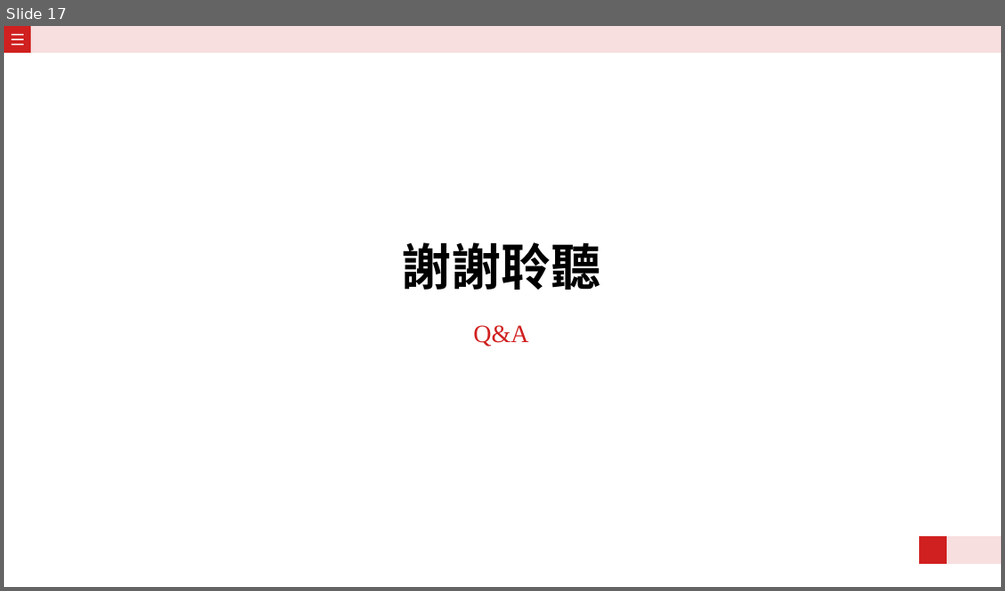
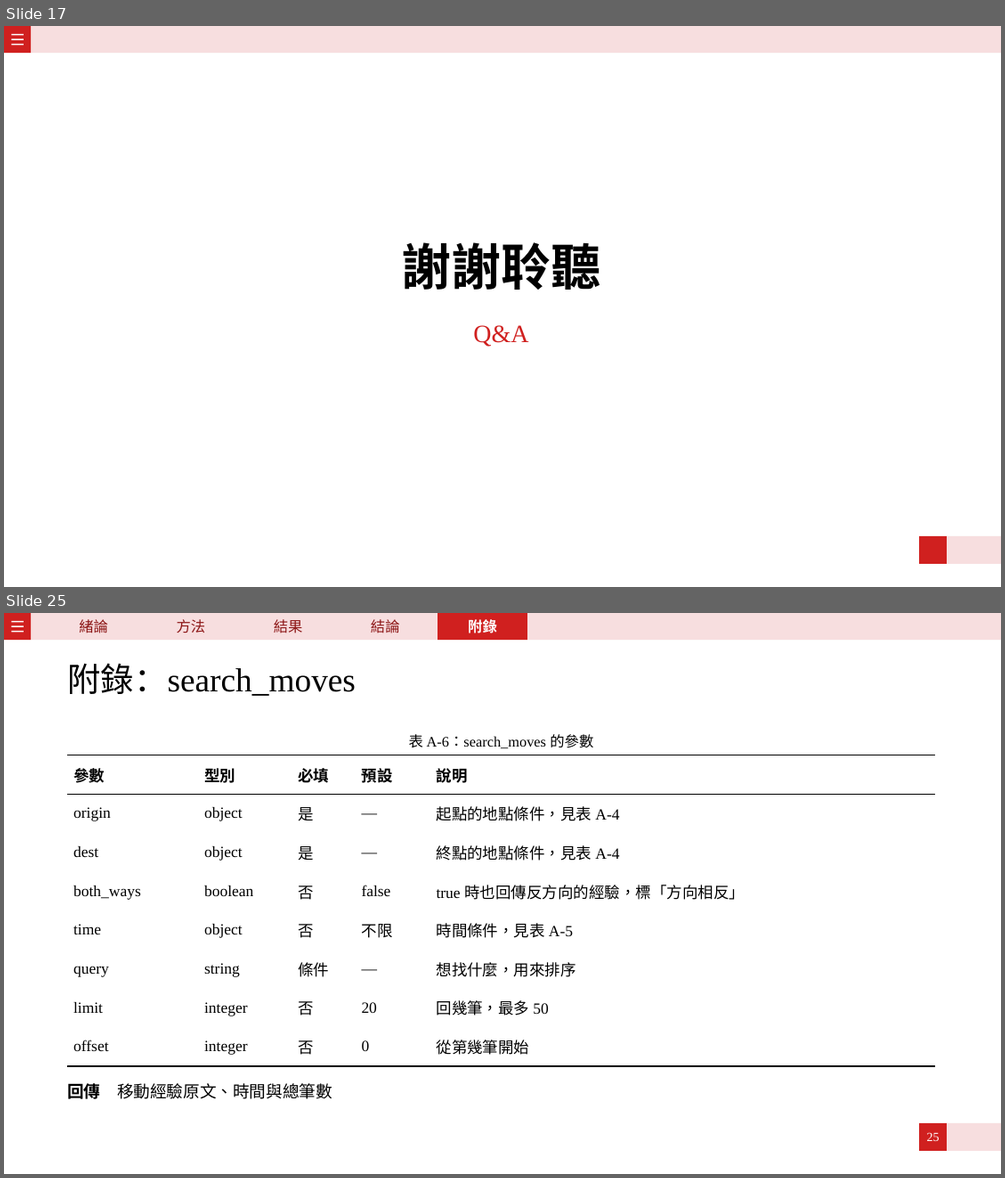
Before and after one commit to tso0216/ST-RAG, a slide deck: slide.pptx. Shown one above the other, each under a label of ours: slide 17 before the commit, slides 17 and 25 after it; the slides between them are not shown. The pictures are 1005x591 and 1005x1178 pixels, drawn with LibreOffice and Linux fonts; fonts in the diff are those of the drawing. Boxes give left, top, right and bottom in pixels: in the first picture for what was removed or moved away, otherwise in the second. Text is boxed around its words. In the diff, an @@ line names an element or a change of style, - is before the commit and + after.

```diff
--- a/slide.pptx
+++ b/slide.pptx
@@ slide 25 added at <box>4,613,1001,1174</box>, background #FFFFFF; not listed: 7 template elements that a slide beside it also shows @@
@@ text added at <box>79,619,108,633</box>, 14 pt, text #8C1515 @@
+緒論
@@ text added at <box>177,619,206,633</box>, 14 pt, text #8C1515 @@
+方法
@@ text added at <box>274,619,303,633</box>, 14 pt, text #8C1515 @@
+結果
@@ text added at <box>371,619,400,633</box>, 14 pt, text #8C1515 @@
+結論
@@ rectangle added at <box>437,613,527,640</box>, fill #D0201F, 14 pt, text #FFFFFF, bold @@
+附錄
@@ title added at <box>67,663,356,696</box>, 32 pt, text #000000 @@
+附錄：search_moves
@@ text added at <box>409,734,593,748</box>, 14 pt, text #000000 @@
+表 A-6：search_moves 的參數
@@ table added at <box>67,755,935,1066</box>, 8 rows, 5 columns @@
+參數 | 型別 | 必填 | 預設 | 說明
+origin | object | 是 | — | 起點的地點條件，見表 A-4
+dest | object | 是 | — | 終點的地點條件，見表 A-4
+both_ways | boolean | 否 | false | true 時也回傳反方向的經驗，標「方向相反」
+time | object | 否 | 不限 | 時間條件，見表 A-5
+query | string | 條件 | — | 想找什麼，用來排序
+limit | integer | 否 | 20 | 回幾筆，最多 50
+offset | integer | 否 | 0 | 從第幾筆開始
@@ text added at <box>67,1080,332,1103</box>, 16 pt, text #000000 @@
+回傳 移動經驗原文、時間與總筆數
@@ page number added at <box>927,1132,939,1141</box>, 12 pt, text #FFFFFF @@
+25
```
Also in this commit, not shown: 13 other slides added, 19 other files.
